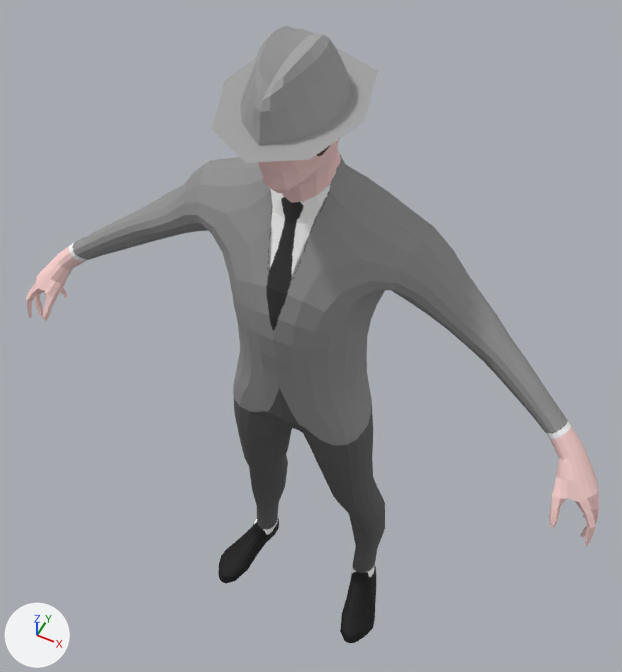
An edit to the FBX model EEG Game/Assets/Content/Models/SM_Enemy.fbx, drawn before and after from the same camera.
The view is the same before and after, from a 50 mm lens placed at (3.57, -6.93, 15.59), pointed at (-0.16, 0.53, 6.27). Arrows for +X, +Y and +Z are at lower left; the lights stay in place. Where no turn or scale is listed for an object, it has been applied to the vertices.

In view in the first picture: 'Cube', 'LowpolyMan'.
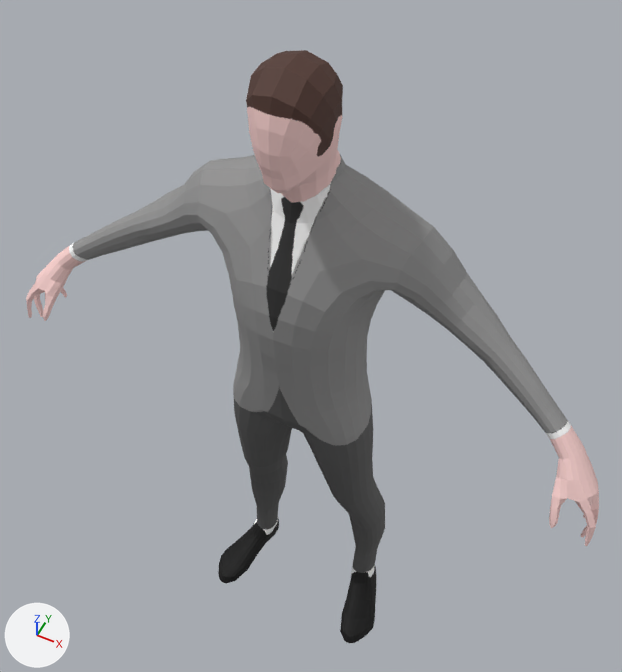
The newer file is also rescaled (x0.16) as a whole; pictures and numbers use the older file's frame.

Edits to the scene script, one JSON object a line:
```json
{"op": "remove", "block": "ob_cube", "code": ["ob_cube = bpy.data.objects.new('Cube', me_cube)", "ob_cube.location = (0.0, -0.2, 10.66)"]}
```

Pixel boxes [x1, y1, x2, y2] of what changed, in the pictures (622 x 672 px):
```json
{"object": "Cube", "change": "deleted", "before": [212, 26, 378, 163]}
```
